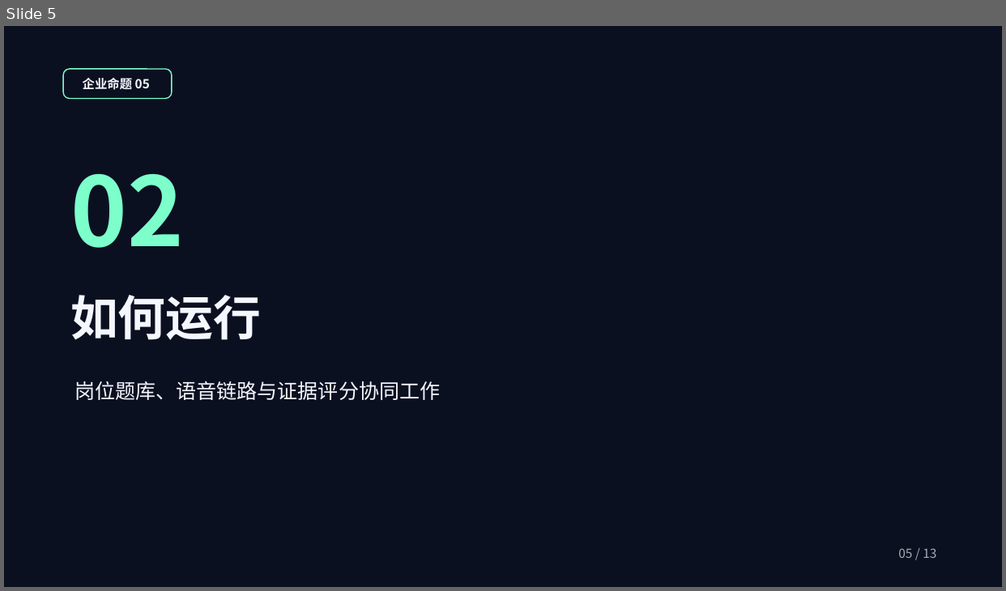
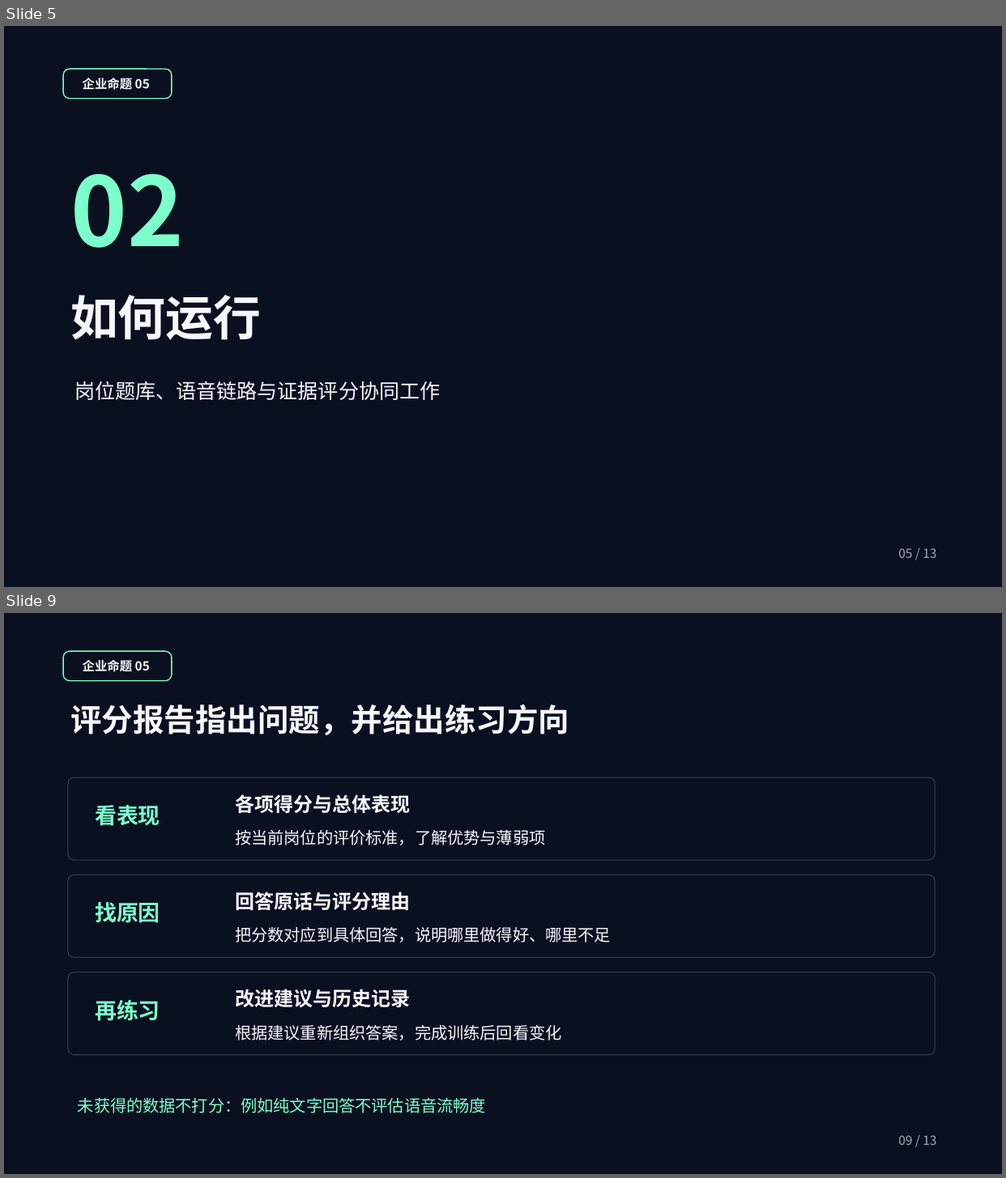
Before and after one commit to a1610064859-beep/ai_interview_hub, a slide deck: deliverables/项目验收汇报_极光版.pptx. Shown one above the other, each under a label of ours: slide 5 before the commit, slides 5 and 9 after it; the slides between them are not shown. The pictures are 1006x591 and 1006x1178 pixels, drawn with LibreOffice and Linux fonts; fonts in the diff are those of the drawing; background and template pictures are left out. Boxes give left, top, right and bottom in pixels: in the first picture for what was removed or moved away, otherwise in the second. Text is boxed around its words. In the diff, an @@ line names an element or a change of style, - is before the commit and + after.

```diff
--- a/deliverables/项目验收汇报_极光版.pptx
+++ b/deliverables/项目验收汇报_极光版.pptx
@@ slide 9 added at box(4, 613, 1002, 1174), background picture (left out) @@
@@ rounded rectangle added at box(63, 651, 172, 681), fill #0B1020 at 32% opacity, outline #7CFFCB 1.05 pt @@
@@ text added at box(83, 660, 150, 672), 12 pt, text #F5F7FF, bold @@
+企业命题 05
@@ text added at box(70, 705, 569, 735), 30 pt, text #F5F7FF, bold @@
+评分报告指出问题，并给出练习方向
@@ rounded rectangle added at box(68, 777, 935, 860), fill #0B1020 at 72% opacity, outline #F5F7FF 0.83 pt @@
@@ text added at box(95, 805, 160, 826), 21 pt, text #7CFFCB, bold @@
+看表现
@@ text added at box(235, 794, 410, 814), 18.8 pt, text #F5F7FF, bold @@
+各项得分与总体表现
@@ text added at box(235, 830, 545, 845), 15.8 pt, text #F5F7FF @@
+按当前岗位的评价标准，了解优势与薄弱项
@@ rounded rectangle added at box(68, 875, 935, 957), fill #0B1020 at 72% opacity, outline #F5F7FF 0.83 pt @@
@@ text added at box(95, 902, 160, 923), 21 pt, text #7CFFCB, bold @@
+找原因
@@ text added at box(235, 892, 410, 910), 18.8 pt, text #F5F7FF, bold @@
+回答原话与评分理由
@@ text added at box(235, 927, 611, 943), 15.8 pt, text #F5F7FF @@
+把分数对应到具体回答，说明哪里做得好、哪里不足
@@ rounded rectangle added at box(68, 973, 935, 1054), fill #0B1020 at 72% opacity, outline #F5F7FF 0.83 pt @@
@@ text added at box(95, 1000, 160, 1021), 21 pt, text #7CFFCB, bold @@
+再练习
@@ text added at box(235, 989, 410, 1008), 18.8 pt, text #F5F7FF, bold @@
+改进建议与历史记录
@@ text added at box(235, 1025, 561, 1041), 15.8 pt, text #F5F7FF @@
+根据建议重新组织答案，完成训练后回看变化
@@ text added at box(78, 1098, 486, 1114), 15.8 pt, text #7CFFCB @@
+未获得的数据不打分：例如纯文字回答不评估语音流畅度
@@ text added at box(898, 1135, 936, 1145), 12 pt, text #F5F7FF at 68% opacity @@
+09 / 13
```
Also in this commit, not shown: 10 slides changed, 1 other slide added, 2 slides removed, 1 other file.
